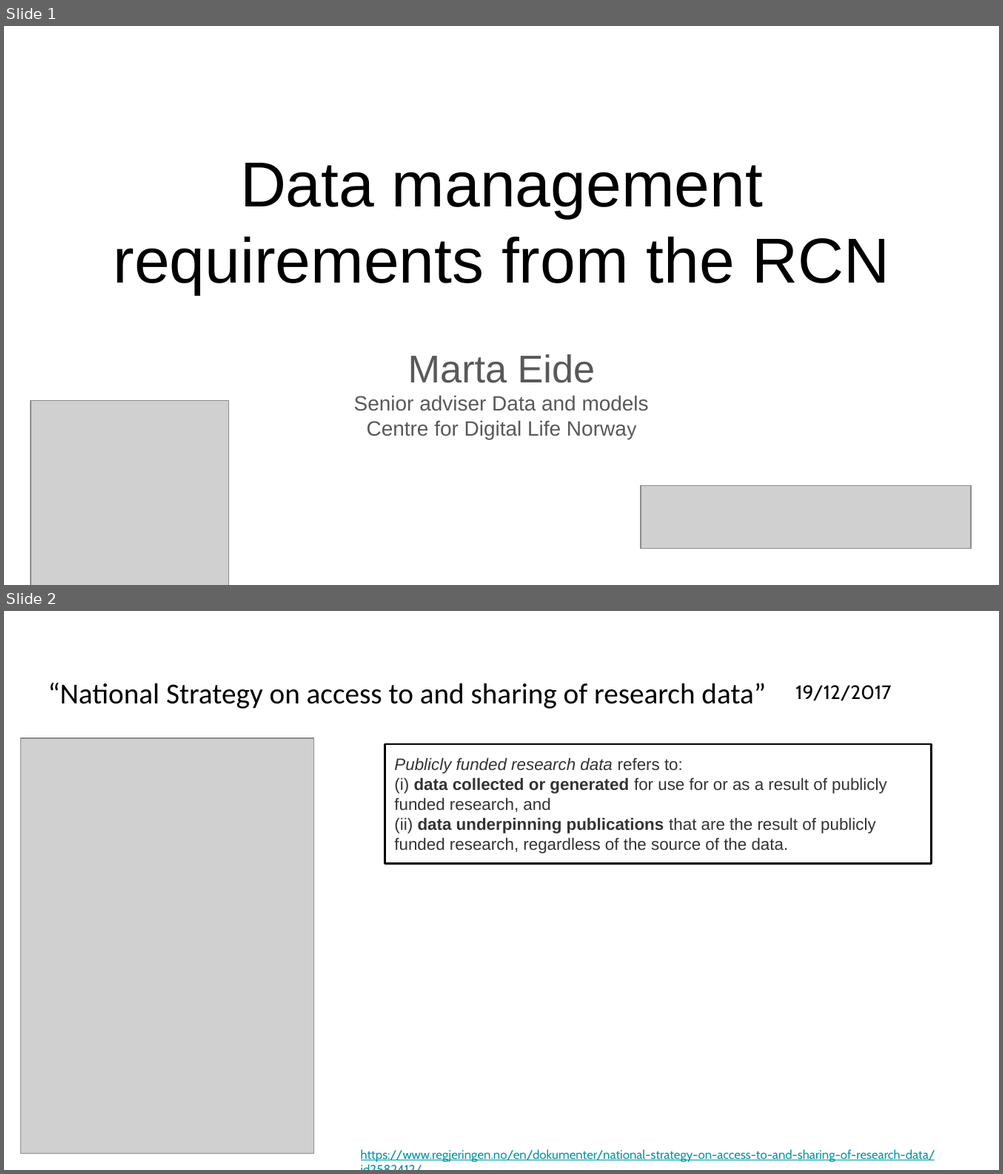
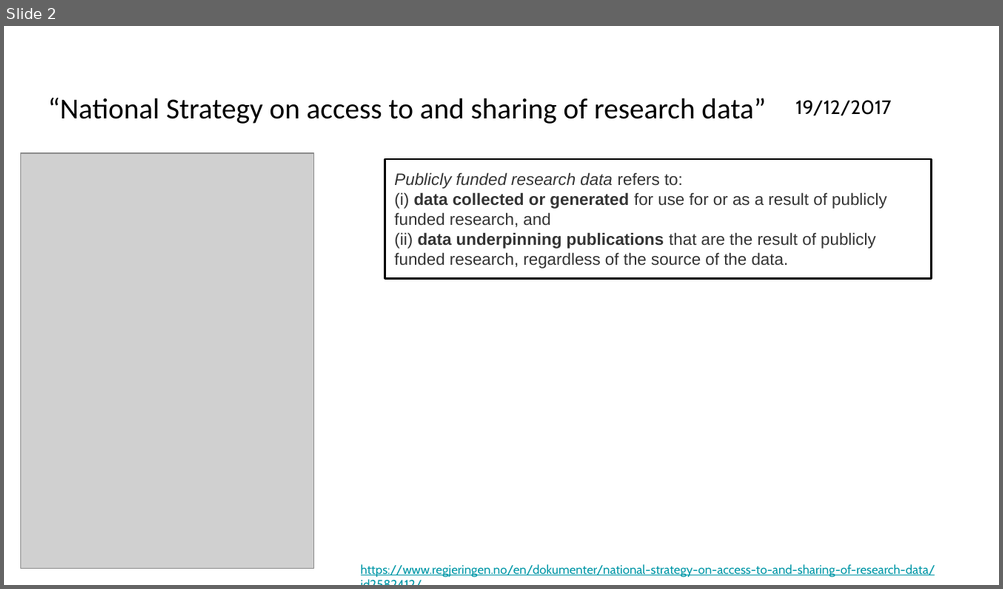
Before and after one commit to ELIXIR-Norway-Training/DMP-writing-workshop, a slide deck: 02_DMP_requirements.odp. Shown one above the other, each under a label of ours: slides 1 and 2 before the commit, slide 2 after it. The pictures are 1003x1174 and 1003x589 pixels, drawn with LibreOffice and Linux fonts; fonts in the diff are those of the drawing; grey boxes stand for pictures. Boxes give left, top, right and bottom in pixels: in the first picture for what was removed or moved away, otherwise in the second. Text is boxed around its words. In the diff, an @@ line names an element or a change of style, - is before the commit and + after.

Commit message:
updating and expanding slides on NFR requirements

```diff
--- a/02_DMP_requirements.odp
+++ b/02_DMP_requirements.odp
@@ slide 1 removed at (4,26,999,585), background #FFFFFF @@
@@ title removed at (114,163,890,295) @@
-Data management requirements from the RCN
@@ subtitle removed at (354,355,649,440) @@
-Marta Eide
-Senior adviser Data and models
-Centre for Digital Life Norway
@@ picture removed at (31,401,229,585) @@
@@ picture removed at (640,486,970,549) @@
```
Also in this commit, not shown: 1 slide changed, 17 slides added, 7 other slides removed, 1 other file.
